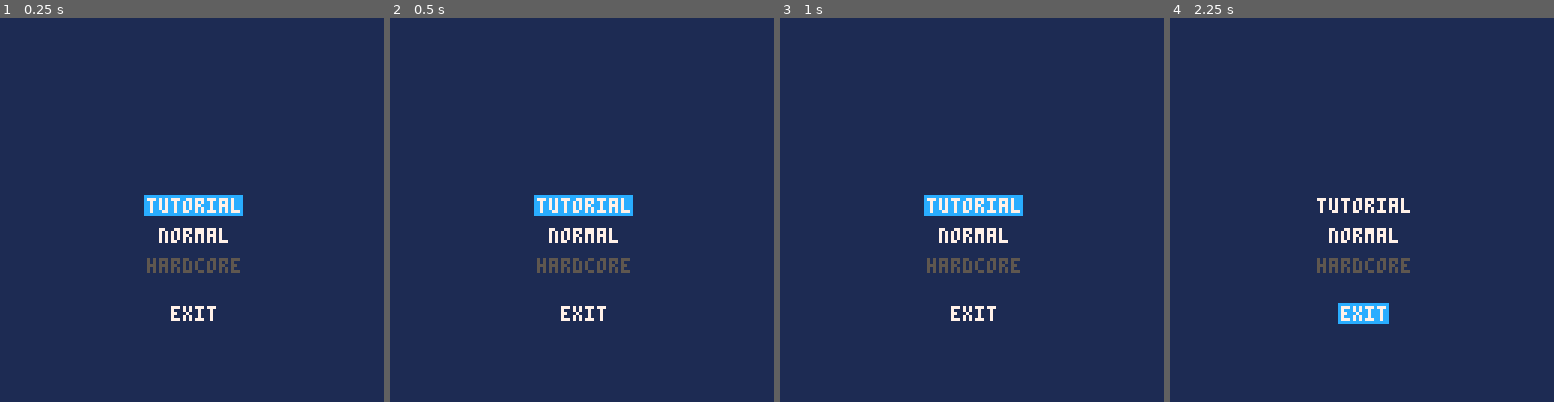
Above: before the commit, frames 1-4 (left to right).
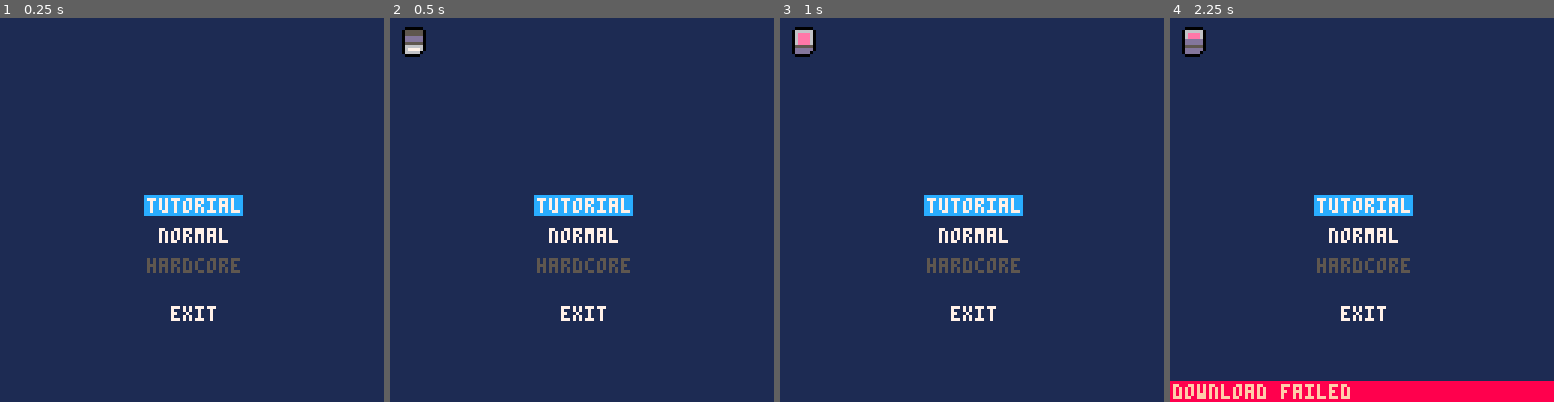
Above: after the commit, the same moments.

Repository: Beetrootmonkey/LudumDare45
Game: PICO-8 cartridge ld45mm.p8
The game is run twice, just before and just after one commit, with the same random seed, the same clock (stepped at 60 frames per second) and the same inputs.
Inputs:
- Up to frame 1 (0.25 s): no input
- Up to frame 2 (0.5 s): tap X (X key) at 0.33 s
- Up to frame 3 (1 s): tap O (Z key) at 0.7 s
- Up to frame 4 (2.25 s): tap X (X key) at 1.07, 1.85 s; hold Right 1.6-2.1 s; tap O (Z key) at 1.7, 2.1 s; hold Up from 2.15 s (still down)

Frame 1 is identical in both runs. In frame 2, 0.5% of the frame differs, in the area x 3-10%, y 2-11%; in frame 3, 0.5%; in frame 4, 7.4%, in the area x 0-100%, y 2-100%.

Commit message:
Updated releases

Diff:
--- a/ld45mm.p8
+++ b/ld45mm.p8
@@ -16,7 +16,7 @@
 function loadGame(param)
  return function()
   -- load("#powdazemo-0", "main menu", param)
-   load("ld45", "main menu", param)
+   load("#beetrootmonkey_ld45", "main menu", param)
  end
 end
 
Not shown, changed: ld45.p8.png
Not shown, added: ld45mm.p8.png
